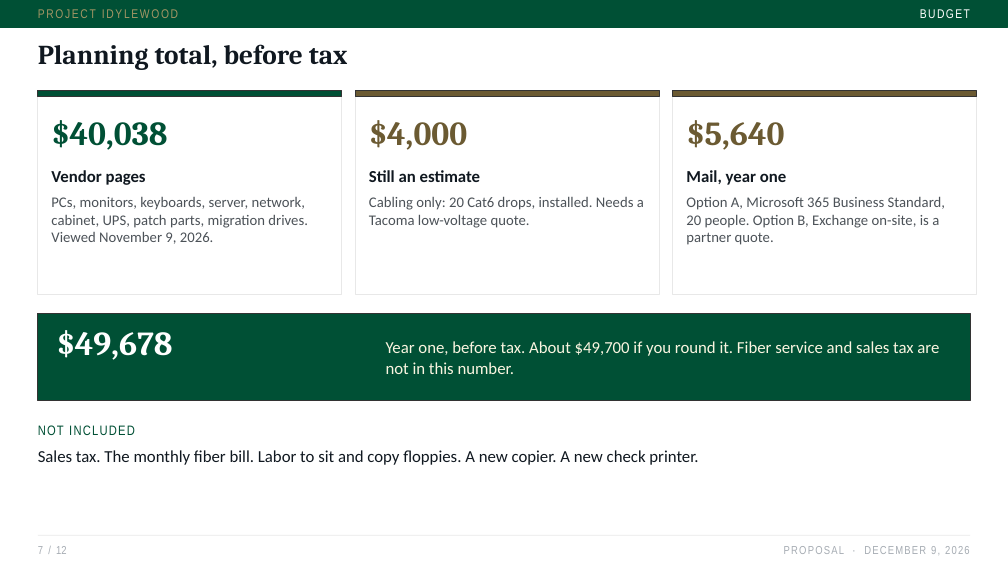
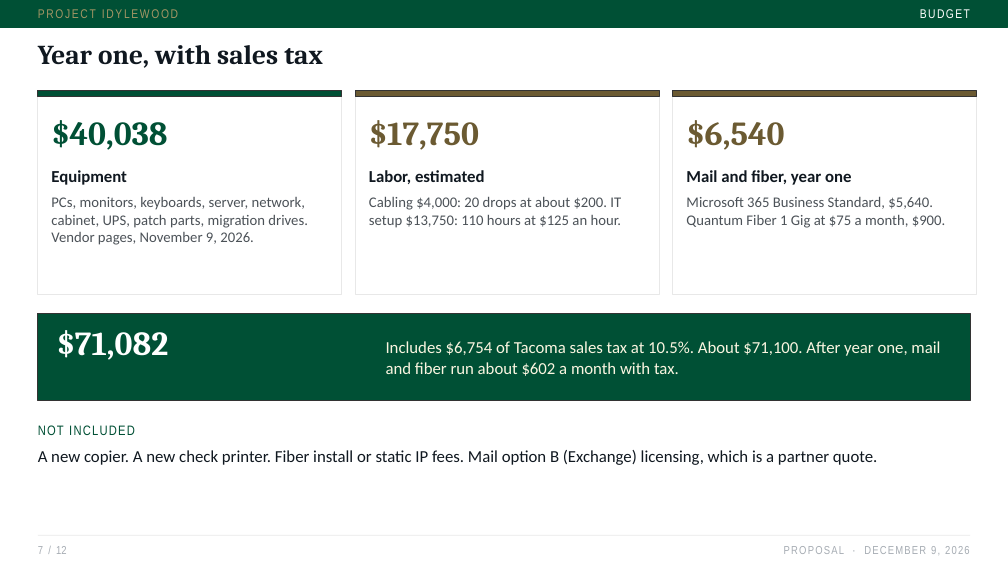
Before and after one commit to jxstjoeii/project-idylewood, a slide deck: slide 7 of slides/Project-Idylewood-Proposal.pptx. Drawn at 1008x567 pixels with LibreOffice and Linux fonts; fonts in the diff are those of the drawing. Boxes give left, top, right and bottom in pixels: in the first picture for what was removed or moved away, otherwise in the second. Text is boxed around its words. In the diff, an @@ line names an element or a change of style, - is before the commit and + after.

```diff
--- a/slides/Project-Idylewood-Proposal.pptx
+++ b/slides/Project-Idylewood-Proposal.pptx
@@ text at (x1=38, y1=45, x2=323, y2=68): text changed @@
-Planning total, before tax
+Year one, with sales tax
@@ text at (x1=369, y1=120, x2=479, y2=150): text changed @@
-$4,000
+$17,750
@@ text at (x1=686, y1=120, x2=784, y2=150): text changed @@
-$5,640
+$6,540
@@ text at (x1=51, y1=170, x2=127, y2=185): text changed @@
-Vendor pages
+Equipment
@@ text at (x1=369, y1=170, x2=484, y2=184): text changed @@
-Still an estimate
+Labor, estimated
@@ text at (x1=686, y1=170, x2=851, y2=185): text changed @@
-Mail, year one
+Mail and fiber, year one
@@ text at (x1=51, y1=197, x2=308, y2=245): text changed @@
-PCs, monitors, keyboards, server, network, cabinet, UPS, patch parts, migration drives. Viewed November 9, 2026.
+PCs, monitors, keyboards, server, network, cabinet, UPS, patch parts, migration drives. Vendor pages, November 9, 2026.
@@ text at (x1=369, y1=197, x2=622, y2=228): text changed @@
-Cabling only: 20 Cat6 drops, installed. Needs a Tacoma low-voltage quote.
+Cabling $4,000: 20 drops at about $200. IT setup $13,750: 110 hours at $125 an hour.
@@ text at (x1=686, y1=197, x2=946, y2=228): text changed @@
-Option A, Microsoft 365 Business Standard, 20 people. Option B, Exchange on-site, is a partner quote.
+Microsoft 365 Business Standard, $5,640. Quantum Fiber 1 Gig at $75 a month, $900.
@@ text at (x1=57, y1=330, x2=169, y2=360): text changed @@
-$49,678
+$71,082
@@ text at (x1=386, y1=341, x2=940, y2=376): text changed @@
-Year one, before tax. About $49,700 if you round it. Fiber service and sales tax are not in this number.
+Includes $6,754 of Tacoma sales tax at 10.5%. About $71,100. After year one, mail and fiber run about $602 a month with tax.
@@ text at (x1=38, y1=450, x2=877, y2=465): text changed @@
-Sales tax. The monthly fiber bill. Labor to sit and copy floppies. A new copier. A new check printer.
+A new copier. A new check printer. Fiber install or static IP fees. Mail option B (Exchange) licensing, which is a partner quote.
```
Also in this commit, not shown: 6 other slides changed, 5 other files.
